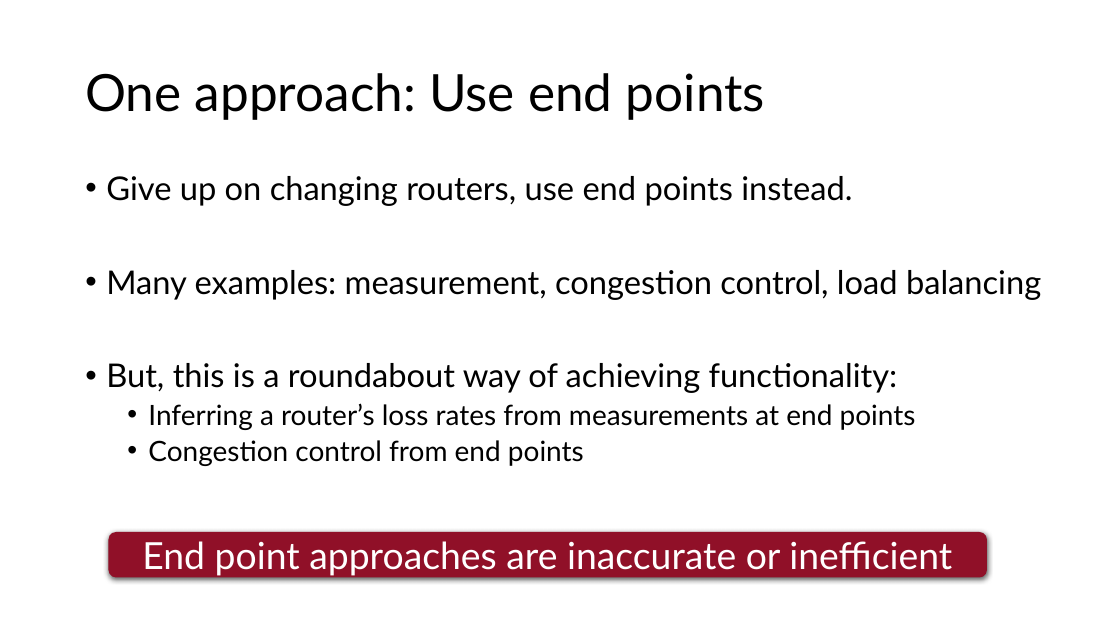
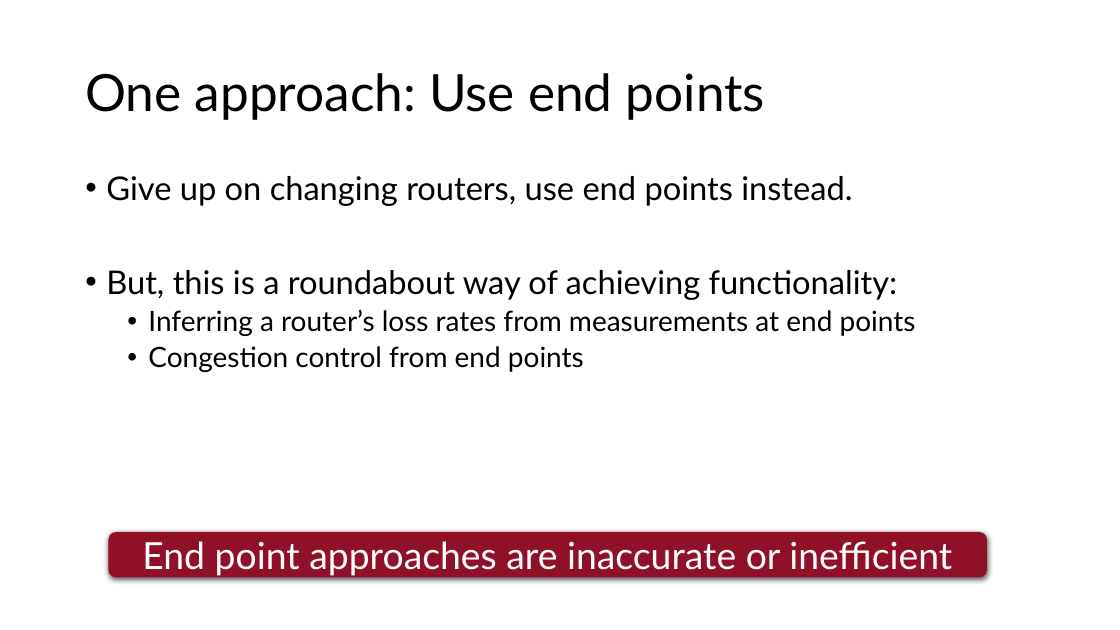
Before and after one commit to anirudhSK/pifo-domino-marple-ppts, a slide deck: slide 5 of combined_domino_pifo.pptx. Drawn at 1120x630 pixels with LibreOffice and Linux fonts; fonts in the diff are those of the drawing. Boxes give left, top, right and bottom in pixels: in the first picture for what was removed or moved away, otherwise in the second. Text is boxed around its words. In the diff, an @@ line names an element or a change of style, - is before the commit and + after.

```diff
--- a/combined_domino_pifo.pptx
+++ b/combined_domino_pifo.pptx
@@ text at [106,270,1041,300]: paragraph removed @@
-• Many examples: measurement, congestion control, load balancing
```
Also in this commit, not shown: 4 other slides changed, 1 slide removed.
